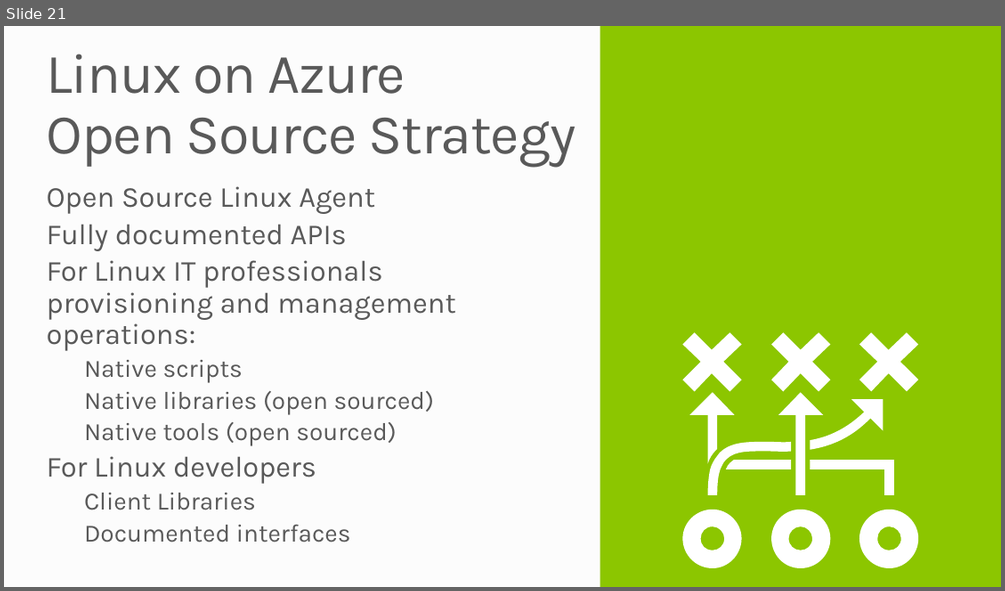
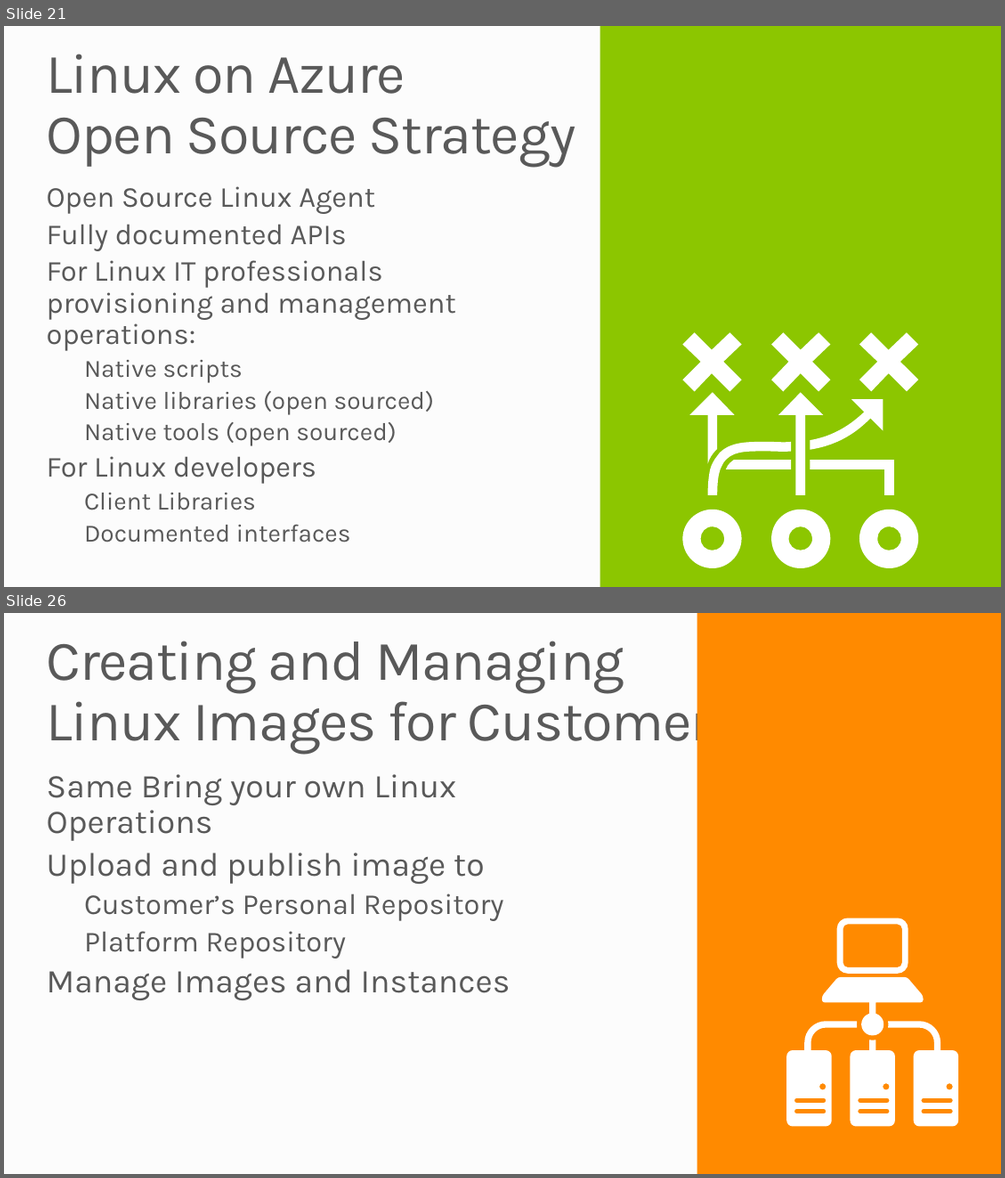
Before and after one commit to mwasham/WATK-Presentations, a slide deck: LinuxVirtualMachines/LinuxVirtualMachines.pptx. Shown one above the other, each under a label of ours: slide 21 before the commit, slides 21 and 26 after it; the slides between them are not shown. The pictures are 1005x591 and 1005x1178 pixels, drawn with LibreOffice and Linux fonts; fonts in the diff are those of the drawing; background and template pictures are left out. Boxes give left, top, right and bottom in pixels: in the first picture for what was removed or moved away, otherwise in the second. Text is boxed around its words. In the diff, an @@ line names an element or a change of style, - is before the commit and + after.

Commit message:
updated linux ppt

```diff
--- a/LinuxVirtualMachines/LinuxVirtualMachines.pptx
+++ b/LinuxVirtualMachines/LinuxVirtualMachines.pptx
@@ slide 26 added at <box>4,613,1001,1174</box>, background #FCFCFC @@
@@ rectangle added at <box>697,613,1001,1174</box>, fill #FF8A00 @@
@@ title added at <box>47,641,740,755</box>, 54 pt, text #595959 @@
+Creating and Managing
+Linux Images for Customers
@@ text added at <box>47,774,510,1000</box>, 32 pt, text #595959 @@
+Same Bring your own Linux Operations
+Upload and publish image to
+  Customer’s Personal Repository
+  Platform Repository
+Manage Images and Instances
@@ freeform shape added at <box>787,918,959,1126</box>, fill #FFFFFF @@
```
Also in this commit, not shown: 3 slides changed, 6 other slides added.
